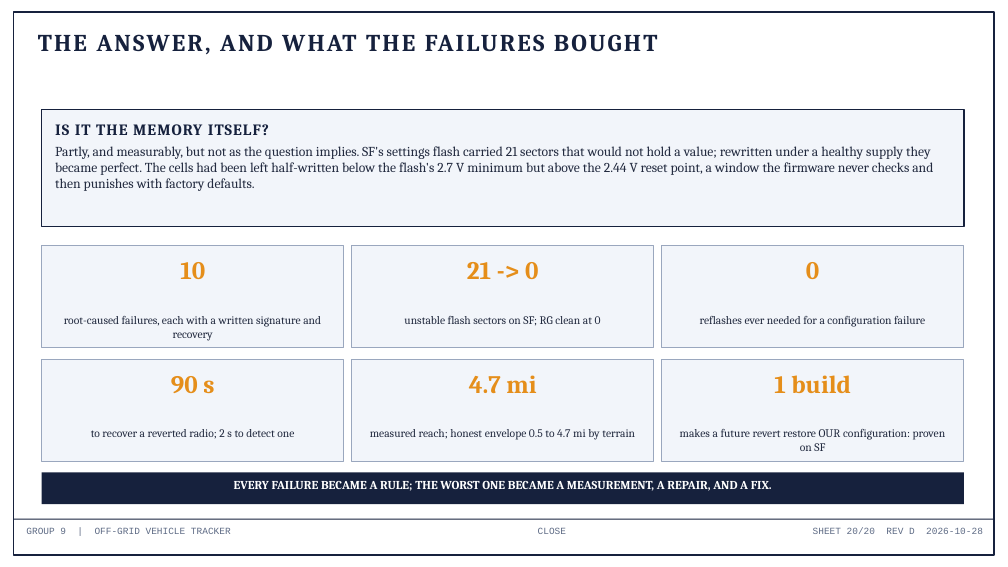
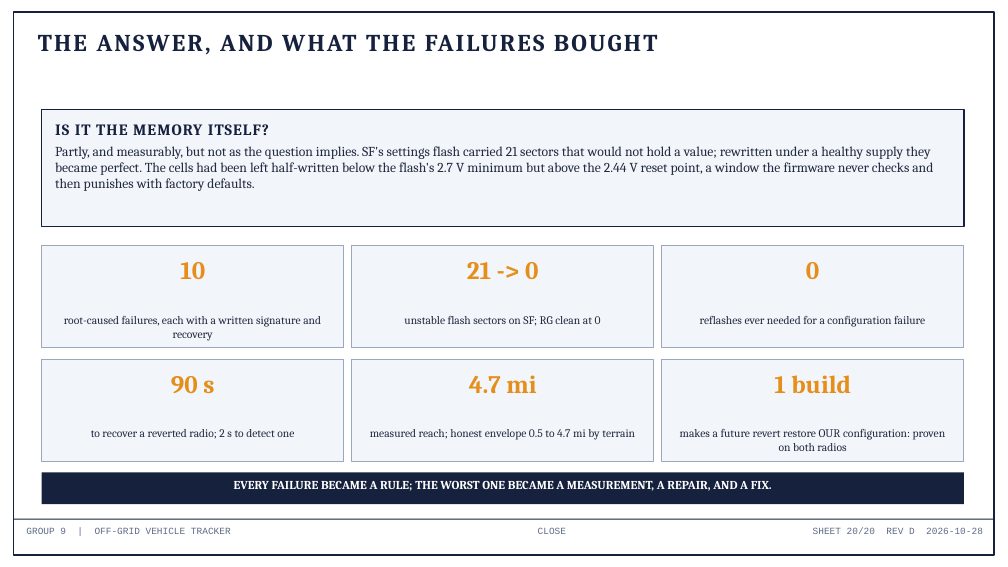
Before and after one commit to deosgracius/offgrid-vehicle-tracker, a slide deck: slide 20 of docs/presentations/Group9_Presentation.pptx. Drawn at 1008x567 pixels with LibreOffice and Linux fonts; fonts in the diff are those of the drawing. Boxes give left, top, right and bottom in pixels: in the first picture for what was removed or moved away, otherwise in the second. Text is boxed around its words. In the diff, an @@ line names an element or a change of style, - is before the commit and + after.

```diff
--- a/docs/presentations/Group9_Presentation.pptx
+++ b/docs/presentations/Group9_Presentation.pptx
@@ text at (680, 429, 946, 451): text changed @@
-makes a future revert restore OUR configuration: proven on SF
+makes a future revert restore OUR configuration: proven on both radios
```
Also in this commit, not shown: 1 other slide changed, 3 other files.
